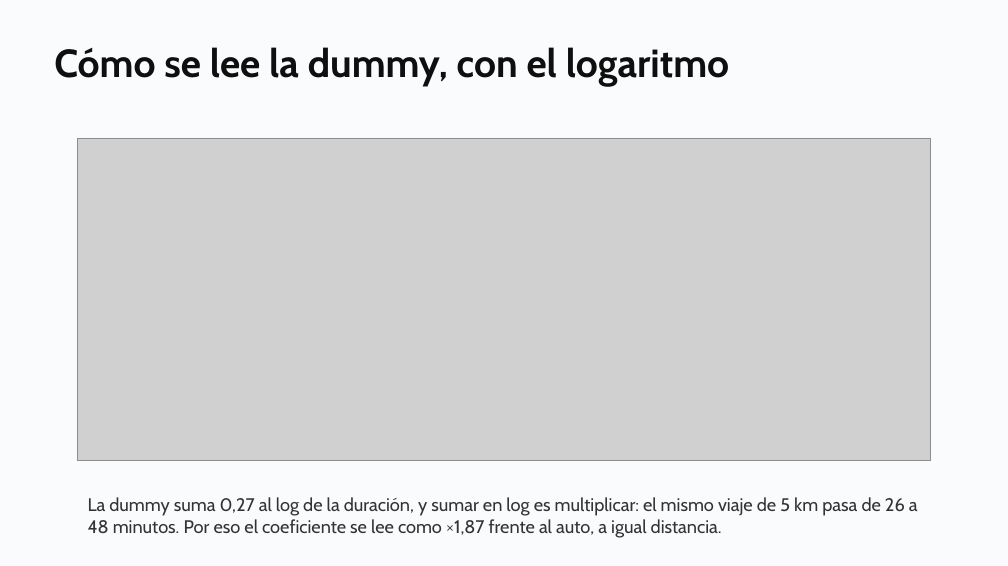
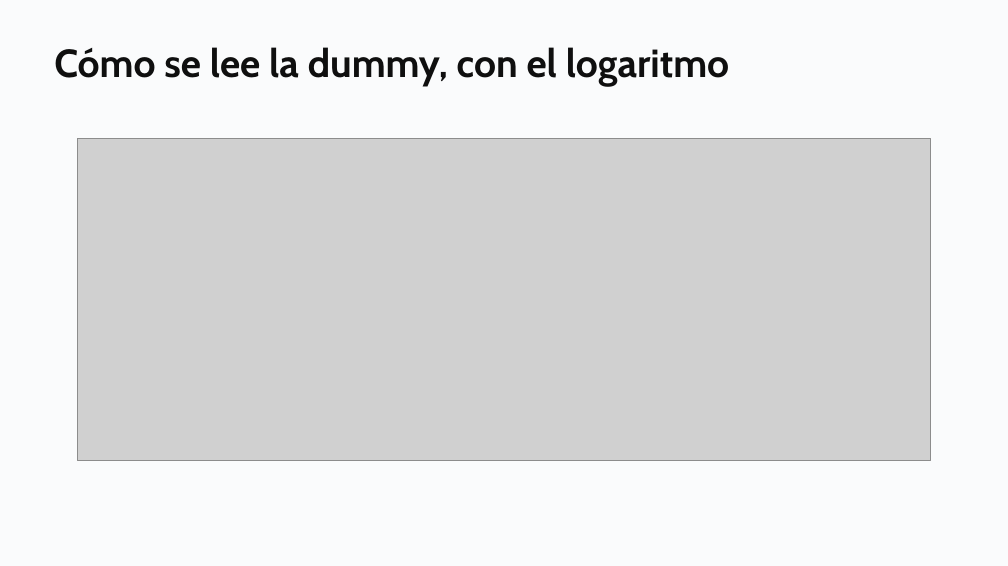
Before and after one commit to daniopitz/diplomado-cdd, a slide deck: slide 37 of presentaciones/clase04_regresion_multiple.pptx. Drawn at 1008x566 pixels with LibreOffice and Linux fonts; fonts in the diff are those of the drawing; grey boxes stand for pictures. Boxes give left, top, right and bottom in pixels: in the first picture for what was removed or moved away, otherwise in the second. Text is boxed around its words. In the diff, an @@ line names an element or a change of style, - is before the commit and + after.

```diff
--- a/presentaciones/clase04_regresion_multiple.pptx
+++ b/presentaciones/clase04_regresion_multiple.pptx
@@ text removed at <box>88,497,918,538</box> @@
-La dummy suma 0,27 al log de la duración, y sumar en log es multiplicar: el mismo viaje de 5 km pasa de 26 a 48 minutos. Por eso el coeficiente se lee como ×1,87 frente al auto, a igual distancia.
```
Also in this commit, not shown: 1 other slide changed, 1 other file.
